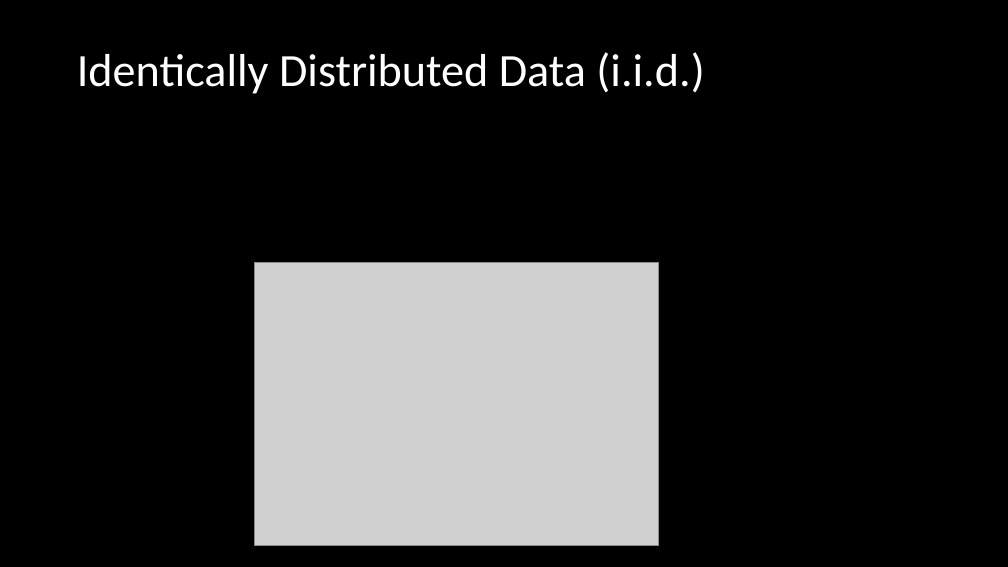
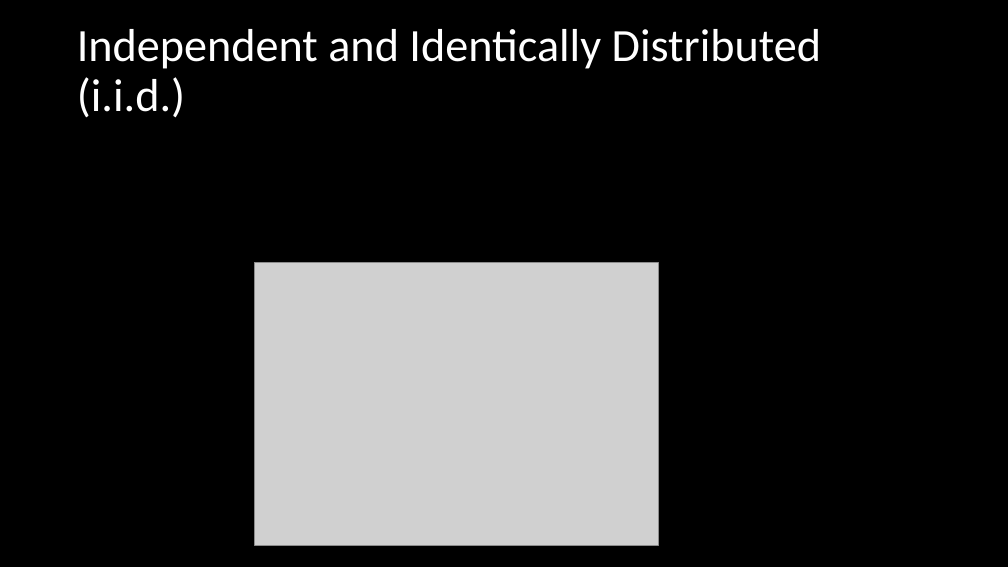
Before and after one commit to chrisshaffer/covid-symptom-searches, a slide deck: slide 11 of COVID-19 Symptom Searches and Hospitalizations.pptx. Drawn at 1008x567 pixels with LibreOffice and Linux fonts; fonts in the diff are those of the drawing; grey boxes stand for pictures. Boxes give left, top, right and bottom in pixels: in the first picture for what was removed or moved away, otherwise in the second. Text is boxed around its words. In the diff, an @@ line names an element or a change of style, - is before the commit and + after.

```diff
--- a/COVID-19 Symptom Searches and Hospitalizations.pptx
+++ b/COVID-19 Symptom Searches and Hospitalizations.pptx
@@ title at (77, 29, 821, 118): text changed @@
-Identically Distributed Data (i.i.d.)
+Independent and Identically Distributed (i.i.d.)
```
Also in this commit, not shown: 1 other slide changed, 1 slide added.
